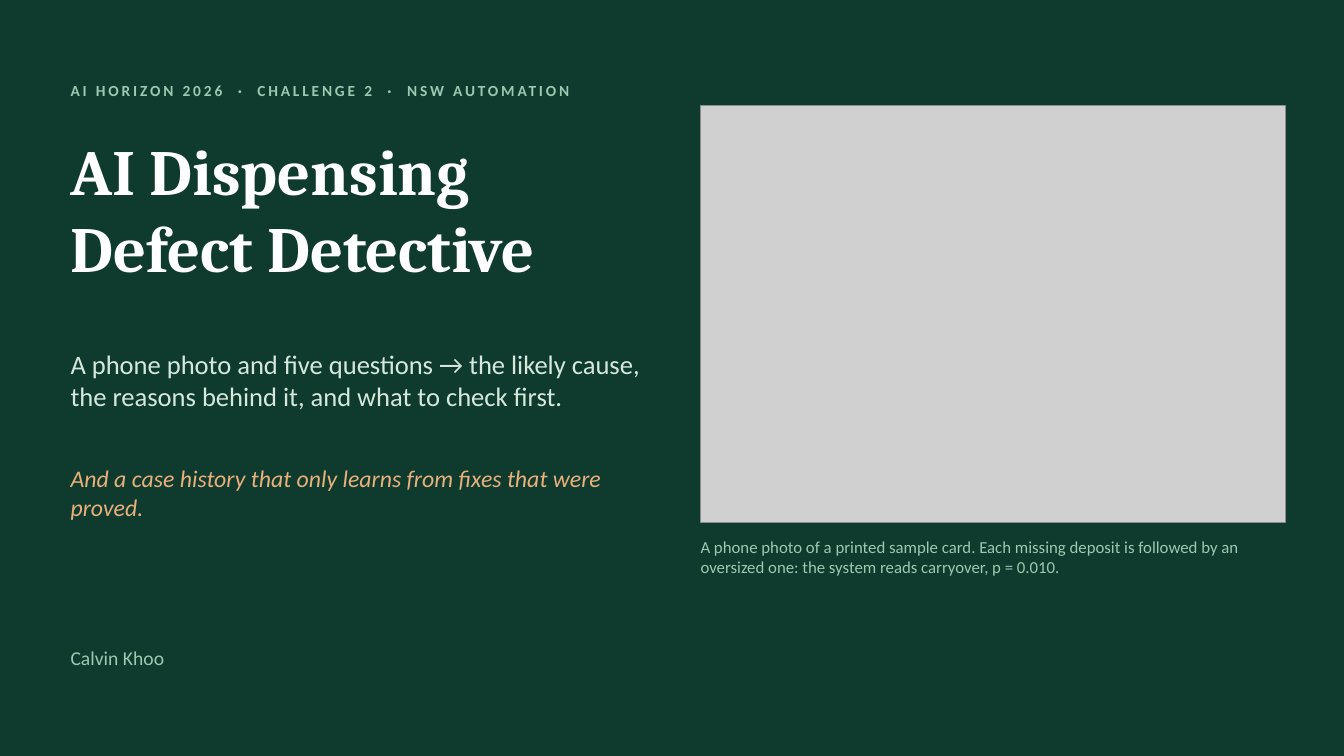
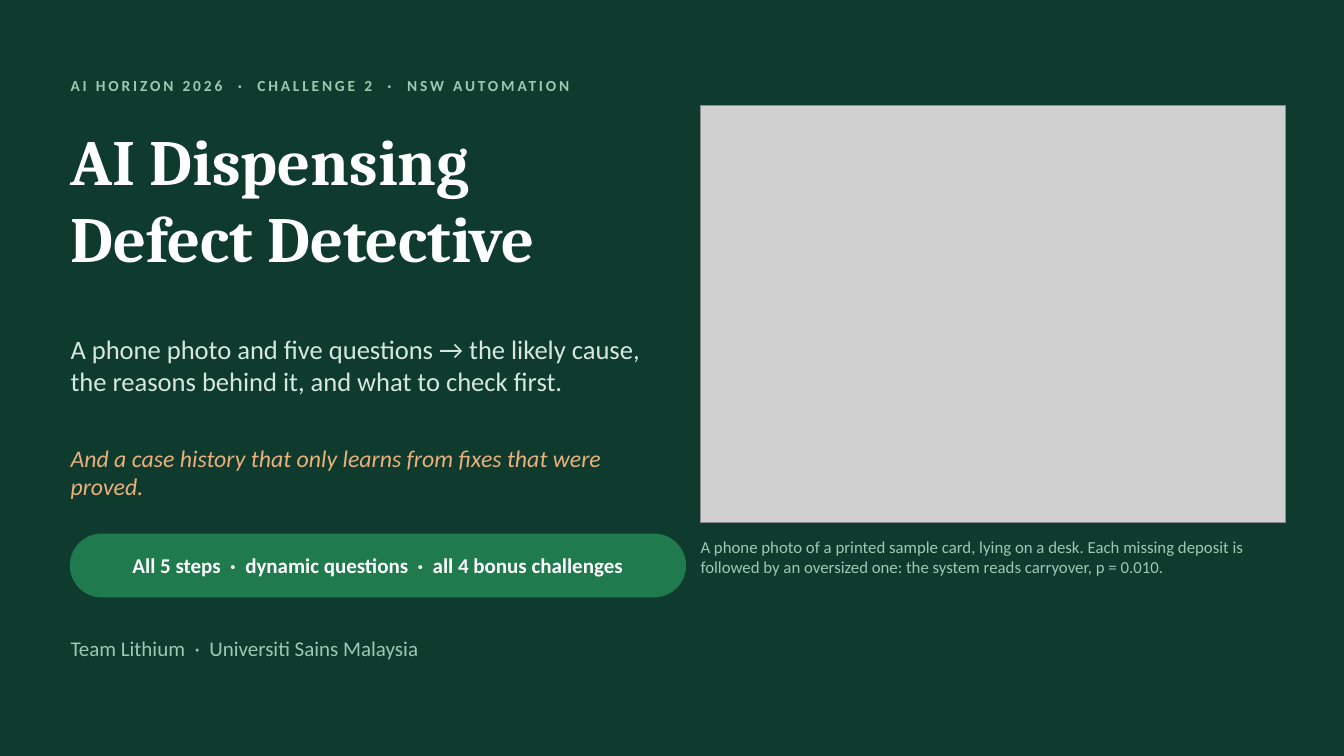
Before and after one commit to Calvin105/AiHorizon, a slide deck: slide 1 of docs/final/AI-Dispensing-Defect-Detective.pptx. Drawn at 1344x756 pixels with LibreOffice and Linux fonts; fonts in the diff are those of the drawing; grey boxes stand for pictures. Boxes give left, top, right and bottom in pixels: in the first picture for what was removed or moved away, otherwise in the second. Text is boxed around its words. In the diff, an @@ line names an element or a change of style, - is before the commit and + after.

```diff
--- a/docs/final/AI-Dispensing-Defect-Detective.pptx
+++ b/docs/final/AI-Dispensing-Defect-Detective.pptx
@@ text "AI HORIZON 2026 · CHALLENGE ...": place and size @@
-text "AI HORIZON 2026 · CHALLENGE ..." at (71, 85, 372, 96)
+text "AI HORIZON 2026 · CHALLENGE ..." at (71, 80, 372, 91)
@@ text "AI Dispensing": place and size @@
-text "AI Dispensing" at (71, 150, 534, 273)
+text "AI Dispensing" at (71, 140, 534, 263)
@@ text "A phone photo and five ...": place and size @@
-text "A phone photo and five ..." at (71, 355, 640, 409)
+text "A phone photo and five ..." at (71, 340, 640, 394)
@@ text "And a case history that ...": place and size @@
-text "And a case history that ..." at (71, 470, 601, 520)
+text "And a case history that ..." at (71, 450, 601, 499)
@@ rounded rectangle added at (71, 534, 686, 597), fill #1F7A4D, outline #1F7A4D 1 pt @@
@@ text added at (132, 558, 623, 577), 15 pt, text #FFFFFF, bold @@
+All 5 steps · dynamic questions · all 4 bonus challenges
@@ text at (701, 541, 1243, 576): text changed @@
-A phone photo of a printed sample card. Each missing deposit is followed by an oversized one: the system reads carryover, p = 0.010.
+A phone photo of a printed sample card, lying on a desk. Each missing deposit is followed by an oversized one: the system reads carryover, p = 0.010.
@@ text removed at (71, 651, 164, 665) @@
-Calvin Khoo
@@ text added at (71, 641, 418, 660), 15 pt, text #9CC9B1 @@
+Team Lithium · Universiti Sains Malaysia
```
Also in this commit, not shown: 11 other slides changed, 2 slides added, 1 slide removed, 5 other files.
